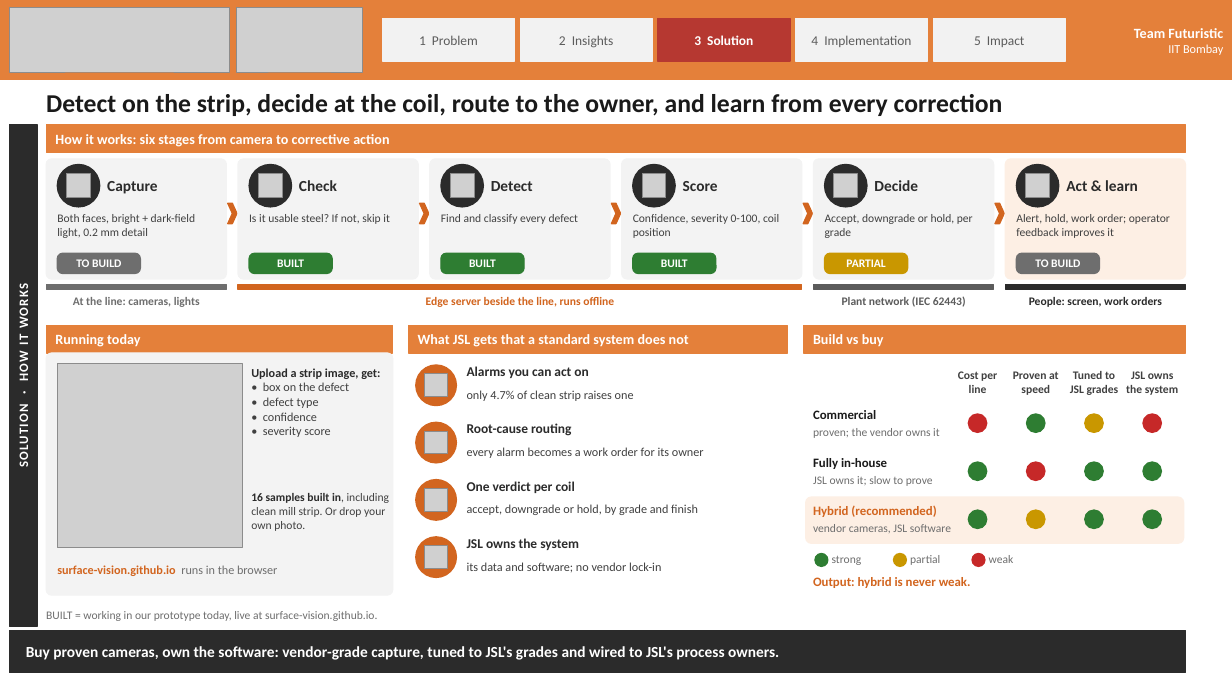
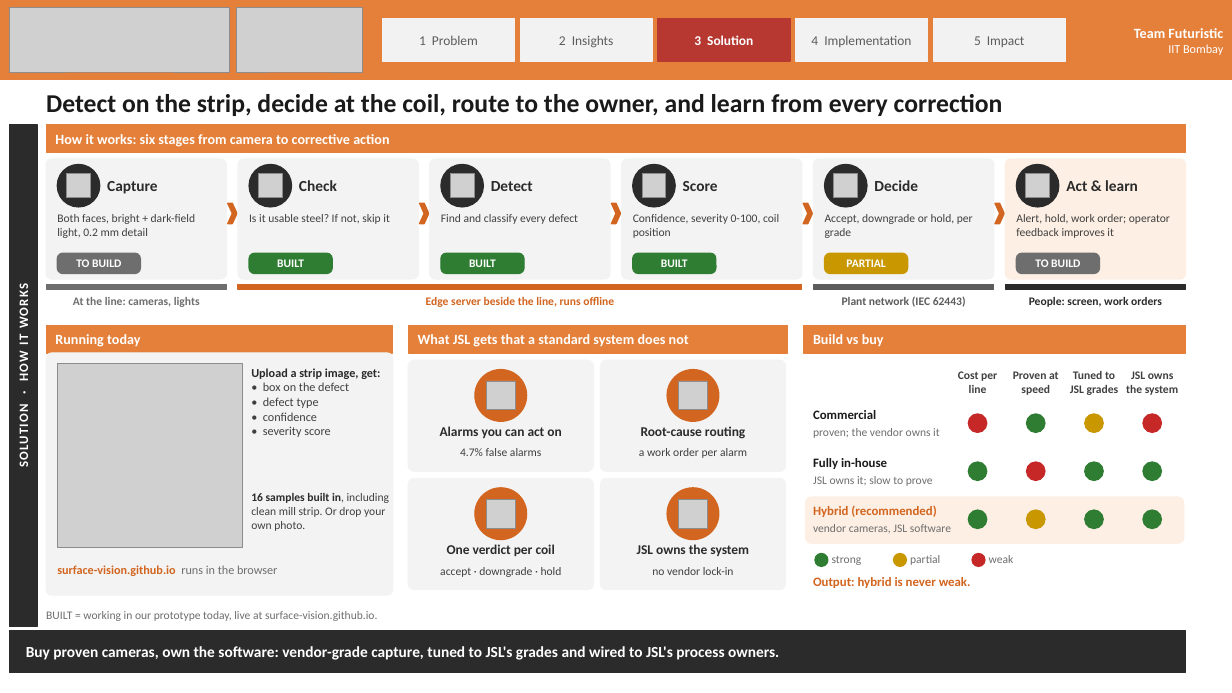
Before and after one commit to surface-vision/stainless-surface-inspection, a slide deck: slide 5 of Round2/out/JSW_Round2_Surface_Defect_Detection.pptx. Drawn at 1232x693 pixels with LibreOffice and Linux fonts; fonts in the diff are those of the drawing; grey boxes stand for pictures. Boxes give left, top, right and bottom in pixels: in the first picture for what was removed or moved away, otherwise in the second. Text is boxed around its words. In the diff, an @@ line names an element or a change of style, - is before the commit and + after.

```diff
--- a/Round2/out/JSW_Round2_Surface_Defect_Detection.pptx
+++ b/Round2/out/JSW_Round2_Surface_Defect_Detection.pptx
@@ rounded rectangle added at bbox=[409, 360, 593, 471], fill #F3F3F3, outline #F3F3F3 1 pt @@
@@ ellipse: place and size @@
-ellipse at bbox=[416, 365, 457, 406]
+ellipse at bbox=[475, 370, 527, 421]
@@ picture: place and size @@
-picture at bbox=[425, 374, 448, 397]
+picture at bbox=[486, 381, 515, 409]
@@ rounded rectangle added at bbox=[601, 360, 786, 471], fill #F3F3F3, outline #F3F3F3 1 pt @@
@@ ellipse added at bbox=[667, 370, 719, 421], fill #D2651F, outline #D2651F 1 pt @@
@@ picture: place and size @@
-picture at bbox=[425, 432, 448, 455]
+picture at bbox=[678, 381, 707, 409]
@@ text removed at bbox=[467, 390, 634, 401] @@
-only 4.7% of clean strip raises one
@@ text "Alarms you can act on": place and size @@
-text "Alarms you can act on" at bbox=[467, 366, 588, 378]
+text "Alarms you can act on" at bbox=[440, 426, 561, 438]
@@ ellipse removed at bbox=[416, 422, 457, 463] @@
@@ text added at bbox=[460, 448, 542, 456], 9 pt, text #404040 @@
+4.7% false alarms
@@ text "Root-cause routing": place and size @@
-text "Root-cause routing" at bbox=[467, 423, 571, 436]
+text "Root-cause routing" at bbox=[641, 426, 745, 439]
@@ text at bbox=[639, 448, 747, 458]: text changed; size 9.5 to 9 pt @@
-every alarm becomes a work order for its owner
+a work order per alarm
@@ rounded rectangle added at bbox=[409, 479, 593, 590], fill #F3F3F3, outline #F3F3F3 1 pt @@
@@ rounded rectangle added at bbox=[601, 479, 786, 590], fill #F3F3F3, outline #F3F3F3 1 pt @@
@@ ellipse: place and size @@
-ellipse at bbox=[416, 480, 457, 520]
+ellipse at bbox=[475, 488, 527, 540]
@@ picture: place and size @@
-picture at bbox=[425, 489, 448, 512]
+picture at bbox=[486, 499, 515, 528]
@@ ellipse added at bbox=[667, 488, 719, 540], fill #D2651F, outline #D2651F 1 pt @@
@@ picture: place and size @@
-picture at bbox=[425, 546, 448, 569]
+picture at bbox=[678, 499, 707, 528]
@@ ellipse removed at bbox=[416, 537, 457, 578] @@
@@ alignment left to centre in 4 elements at bbox=[641, 426, 745, 439], bbox=[637, 544, 749, 556], bbox=[440, 426, 561, 438], bbox=[447, 544, 555, 556] @@
@@ text "One verdict per coil": place and size @@
-text "One verdict per coil" at bbox=[467, 481, 575, 493]
+text "One verdict per coil" at bbox=[447, 544, 555, 556]
@@ text at bbox=[440, 567, 562, 577]: text changed; size 9.5 to 9 pt @@
-accept, downgrade or hold, by grade and finish
+accept · downgrade · hold
@@ text "JSL owns the system": place and size @@
-text "JSL owns the system" at bbox=[467, 538, 579, 550]
+text "JSL owns the system" at bbox=[637, 544, 749, 556]
@@ text at bbox=[652, 567, 734, 575]: text changed; size 9.5 to 9 pt @@
-its data and software; no vendor lock-in
+no vendor lock-in
```
Also in this commit, not shown: 4 other slides changed, 9 other files.
